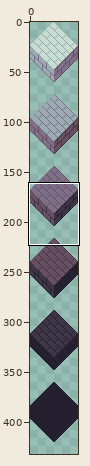
Two states of a sprite sheet, resources/pngs/blocks bricks.png. The picture above shows the old version from afar; the outline marks the close-up.
Close-up. As it was:
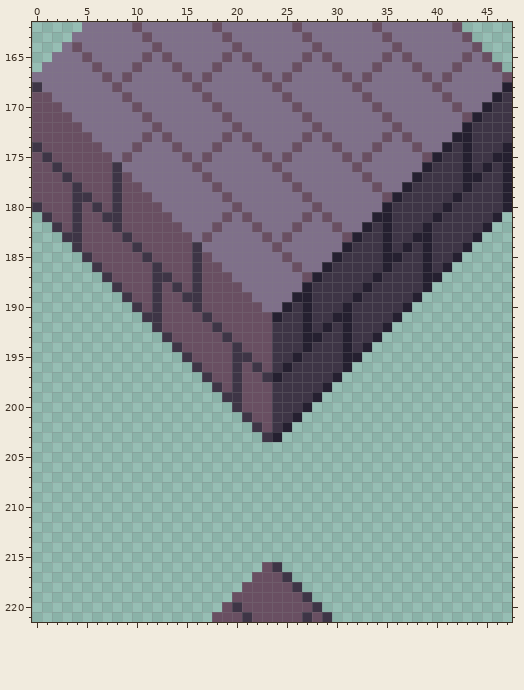
The file is 48x432 pixels. Colours within 5 levels of each other are drawn and written as one. Shown: x 0..47, y 162..221. The commit also changed other parts of the picture, which this record leaves out.
New version:
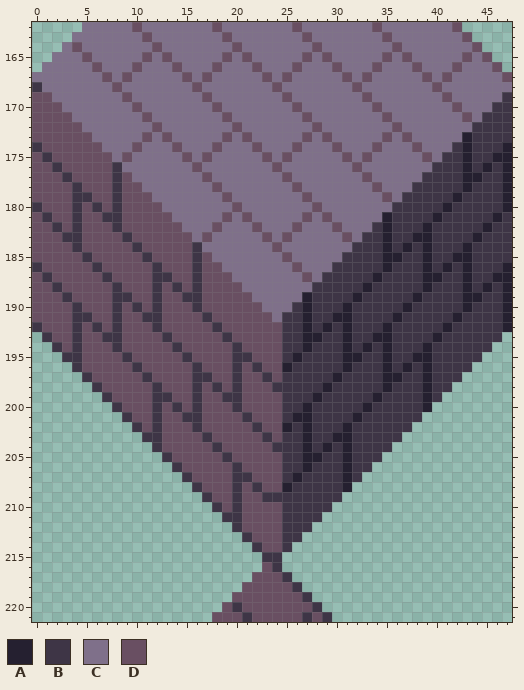
Palette (. is transparent): A #252030  B #3e3546  C #7f708a  D #694f62
From old to new:
@@ x 0..47 @@
 167 CCCCCCCDCDCCCCCDCDCCCCCDCDCCCCCDCDCCCCCDCDCCCCCD
-168 BCCCCCCCDCCCCCCCDCCCCCCCDCCCCCCCDCCCCCCCDCCCCCCA
-169 DDCCCCCCCDCCCCCCCDCCCCCCCDCCCCCCCDCCCCCCCDCCCCAB
-170 DDDCCCCCCCDCCCCCCCDCCCCCCCDCCCCCCCDCCCCCCCDCCABB
-171 DDDDCCCCCCCDCCCCCCCDCCCCCCCDCCCCCCCDCCCCCCCDABBB
-172 DDDDDCCCCCCCDCCCCCCCDCCCCCCCDCCCCCCCDCCCCCCABBBB
-173 DDDDDDCCCCCDCDCCCCCDCDCCCCCDCDCCCCCDCDCCCCAABBBB
-174 BDDDDDDCCCDCCCDCCCDCCCDCCCDCCCDCCCDCCCDCCABABBBA
-175 DBDDDDDDCDCCCCCDCDCCCCCDCDCCCCCDCDCCCCCDABBABBAA
-176 DDBDDDDDBCCCCCCCDCCCCCCCDCCCCCCCDCCCCCCABBBABABA
-177 DDDBDDDDBDCCCCCCCDCCCCCCCDCCCCCCCDCCCCABBBBAABBA
-178 DDDDBDDDBDDCCCCCCCDCCCCCCCDCCCCCCCDCCABBBBBABBBA
-179 DDDDBBDDBDDDCCCCCCCDCCCCCCCDCCCCCCCDABBBBBABBBBA
-180 BDDDBDBDBDDDDCCCCCCCDCCCCCCCDCCCCCCABBBBBABBBBBA
-181 .BDDBDDBBDDDDDCCCCCDCDCCCCCDCDCCCCAABBBBABBBBBA.
-182 ..BDBDDDBDDDDDDCCCDCCCDCCCDCCCDCCABABBBABBBBBA..
-183 ...BBDDDDBDDDDDDCDCCCCCDCDCCCCCDABBABBAABBBBA...
-184 ....BDDDDDBDDDDDBCCCCCCCDCCCCCCABBBABABABBBA....
-185 .....BDDDDDBDDDDBDCCCCCCCDCCCCABBBBAABBABBA.....
-186 ......BDDDDDBDDDBDDCCCCCCCDCCABBBBBABBBABA......
-187 .......BDDDDBBDDBDDDCCCCCCCDABBBBBABBBBAA.......
-188 ........BDDDBDBDBDDDDCCCCCCABBBBBABBBBBA........
-189 .........BDDBDDBBDDDDDCCCCAABBBBABBBBBA.........
-190 ..........BDBDDDBDDDDDDCCABABBBABBBBBA..........
-191 ...........BBDDDDBDDDDDDABBABBAABBBBA...........
-192 ............BDDDDDBDDDDDBBBABABABBBA............
-193 .............BDDDDDBDDDDBBBAABBABBA.............
-194 ..............BDDDDDBDDDBBBABBBABA..............
-195 ...............BDDDDBBDDBBABBBBAA...............
-196 ................BDDDBDBDBABBBBBA................
-197 .................BDDBDDBABBBBBA.................
-198 ..................BDBDDDBBBBBA..................
-199 ...................BBDDDBBBBA...................
-200 ....................BDDDBBBA....................
-201 .....................BDDBBA.....................
-202 ......................BDBA......................
-203 .......................BA.......................
-204 ................................................
-205 ................................................
-206 ................................................
-207 ................................................
-208 ................................................
-209 ................................................
-210 ................................................
-211 ................................................
-212 ................................................
-213 ................................................
-214 ................................................
-215 ................................................
+168 BCCCCCCCDCCCCCCCDCCCCCCCDCCCCCCCDCCCCCCCDCCCCCCC
+169 DDCCCCCCCDCCCCCCCDCCCCCCCDCCCCCCCDCCCCCCCDCCCCCB
+170 DDDCCCCCCCDCCCCCCCDCCCCCCCDCCCCCCCDCCCCCCCDCCCBB
+171 DDDDCCCCCCCDCCCCCCCDCCCCCCCDCCCCCCCDCCCCCCCDCBBB
+172 DDDDDCCCCCCCDCCCCCCCDCCCCCCCDCCCCCCCDCCCCCCCBBBB
+173 DDDDDDCCCCCDCDCCCCCDCDCCCCCDCDCCCCCDCDCCCCCABBBB
+174 BDDDDDDCCCDCCCDCCCDCCCDCCCDCCCDCCCDCCCDCCCBABBBA
+175 DBDDDDDDCDCCCCCDCDCCCCCDCDCCCCCDCDCCCCCDCBBABBAA
+176 DDBDDDDDBCCCCCCCDCCCCCCCDCCCCCCCDCCCCCCCBBBABABA
+177 DDDBDDDDBDCCCCCCCDCCCCCCCDCCCCCCCDCCCCCBBBBAABBA
+178 DDDDBDDDBDDCCCCCCCDCCCCCCCDCCCCCCCDCCCBBBBBABBBA
+179 DDDDBBDDBDDDCCCCCCCDCCCCCCCDCCCCCCCDCBBBBBABBBBA
+180 BDDDBDBDBDDDDCCCCCCCDCCCCCCCDCCCCCCCBBBBBABBBBBA
+181 DBDDBDDBBDDDDDCCCCCDCDCCCCCDCDCCCCCABBBBABBBBBAB
+182 DDBDBDDDBDDDDDDCCCDCCCDCCCDCCCDCCCBABBBABBBBBABB
+183 DDDBBDDDDBDDDDDDCDCCCCCDCDCCCCCDCBBABBAABBBBABBB
+184 DDDDBDDDDDBDDDDDBCCCCCCCDCCCCCCCBBBABABABBBABBBB
+185 DDDDDBDDDDDBDDDDBDCCCCCCCDCCCCCBBBBAABBABBAABBBB
+186 BDDDDDBDDDDDBDDDBDDCCCCCCCDCCCBBBBBABBBABABABBBA
+187 DBDDDDDBDDDDBBDDBDDDCCCCCCCDCBBBBBABBBBAABBABBAA
+188 DDBDDDDDBDDDBDBDBDDDDCCCCCCCBBBBBABBBBBABBBABABA
+189 DDDBDDDDBBDDBDDBBDDDDDCCCCCABBBBABBBBBABBBBAABBA
+190 DDDDBDDDBDBDBDDDBDDDDDDCCCBABBBABBBBBABBBBBABBBA
+191 DDDDBBDDBDDBBDDDDBDDDDDDCBBABBAABBBBABBBBBABBBBA
+192 BDDDBDBDBDDDBDDDDDBDDDDDDBBABABABBBABBBBBABBBBBA
+193 .BDDBDDBBDDDDBDDDDDBDDDDDBBAABBABBAABBBBABBBBBB.
+194 ..BDBDDDBDDDDDBDDDDDBDDDDBBABBBABABABBBABBBBBB..
+195 ...BBDDDDBDDDDDBDDDDBBDDDBABBBBAABBABBAABBBBB...
+196 ....BDDDDDBDDDDDBDDDBDBDDABBBBBABBBABABABBBB....
+197 .....BDDDDDBDDDDBBDDBDDBDBBBBBABBBBAABBABBB.....
+198 ......BDDDDDBDDDBDBDBDDDBBBBBABBBBBABBBABB......
+199 .......BDDDDBBDDBDDBBDDDDBBBABBBBBABBBBAB.......
+200 ........BDDDBDBDBDDDBDDDDBBABBBBBABBBBBA........
+201 .........BDDBDDBBDDDDBDDDBAABBBBABBBBBB.........
+202 ..........BDBDDDBDDDDDBDDABABBBABBBBBB..........
+203 ...........BBDDDDBDDDDDBDBBABBAABBBBB...........
+204 ............BDDDDDBDDDDDBBBABABABBBB............
+205 .............BDDDDDBDDDDDBBAABBABBB.............
+206 ..............BDDDDDBDDDDBBABBBABB..............
+207 ...............BDDDDBBDDDBABBBBAB...............
+208 ................BDDDBDBDDABBBBBA................
+209 .................BDDBDDBBBBBBBB.................
+210 ..................BDBDDDDBBBBB..................
+211 ...................BBDDDDBBBB...................
+212 ....................BDDDDBBB....................
+213 .....................BDDDBB.....................
+214 ......................BDDB......................
+215 .......................BB.......................
 216 .......................DB.......................
Boxes around the changes in both close-ups, in picture pixels (x1, y1, x2, y2):
changed: (32, 82, 512, 562)
